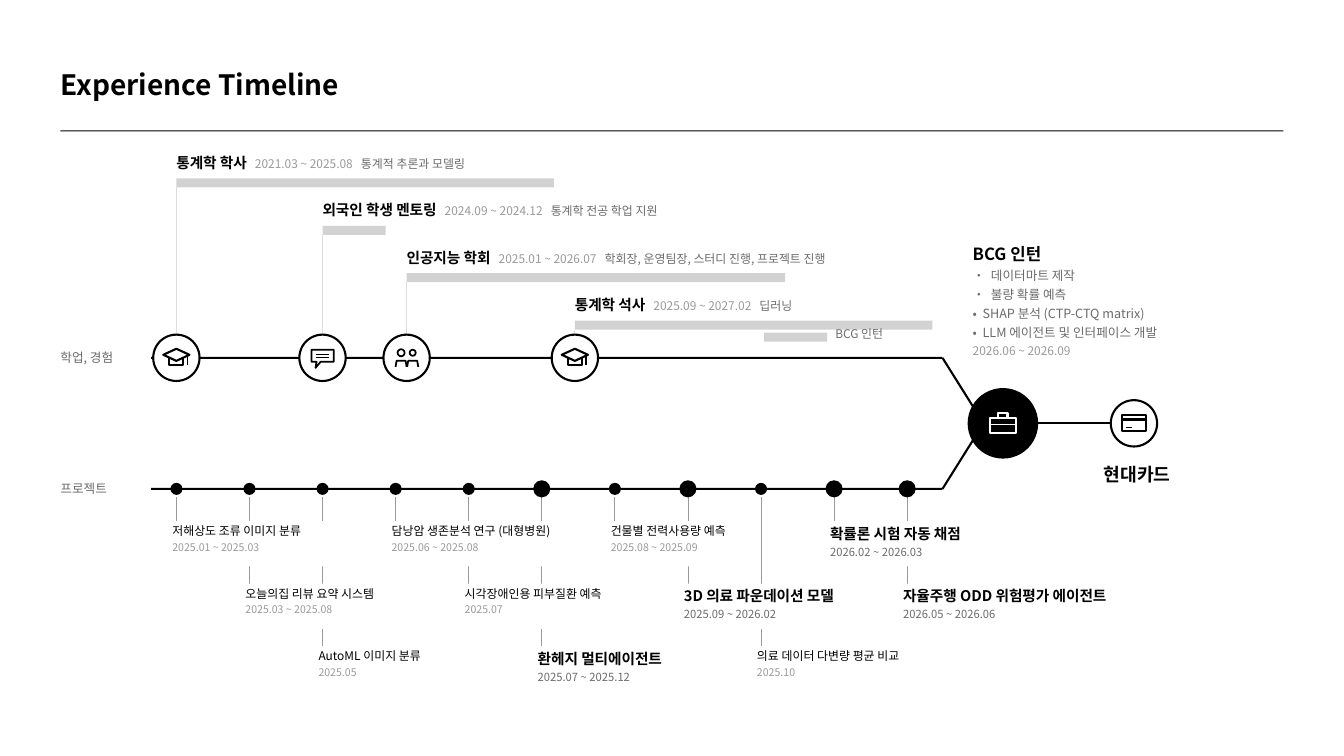
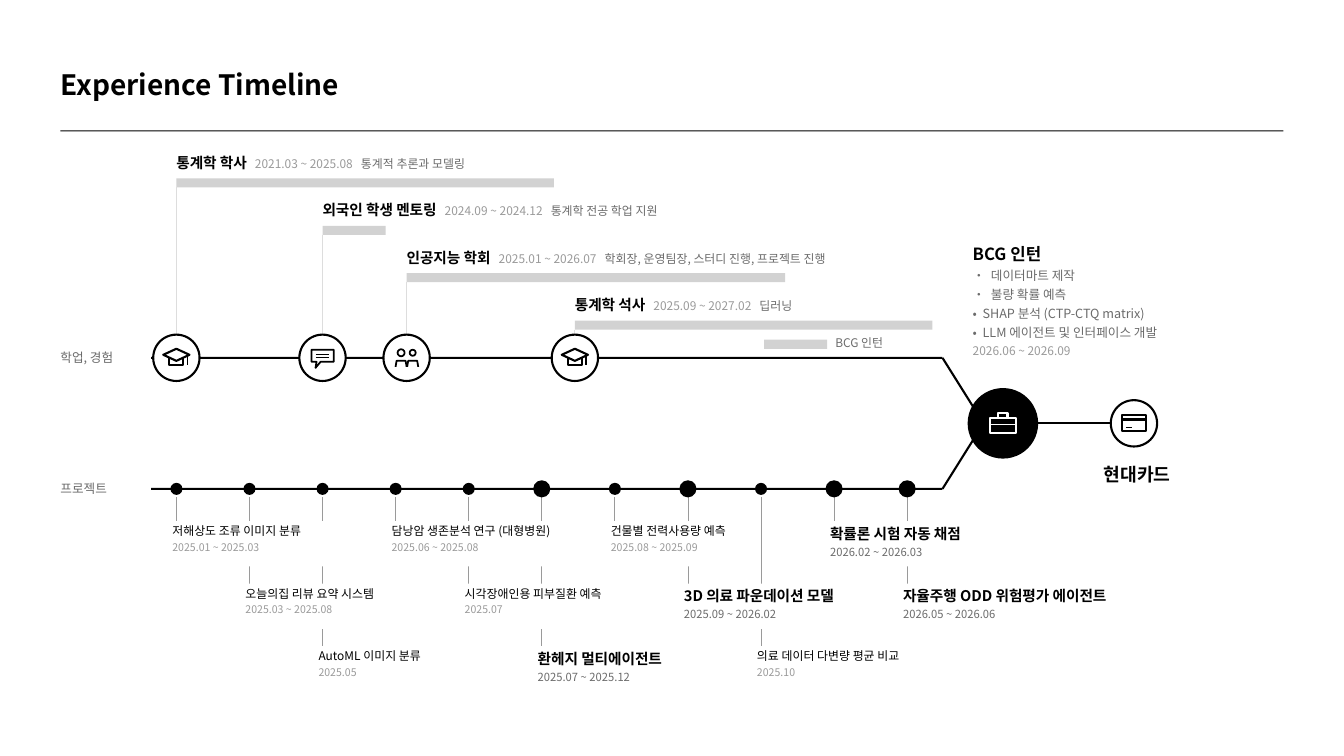
Before and after one commit to kjhoeakjy/csm-auto, a slide deck: slide 1 of ppt/역량PT_김연주.pptx. Drawn at 1344x756 pixels with LibreOffice and Linux fonts; fonts in the diff are those of the drawing. Boxes give left, top, right and bottom in pixels: in the first picture for what was removed or moved away, otherwise in the second. Text is boxed around its words. In the diff, an @@ line names an element or a change of style, - is before the commit and + after.

```diff
--- a/ppt/역량PT_김연주.pptx
+++ b/ppt/역량PT_김연주.pptx
@@ rectangle: place and size @@
-rectangle at <box>764,333,828,342</box>
+rectangle at <box>764,340,828,349</box>
@@ text "BCG 인턴": place and size @@
-text "BCG 인턴" at <box>835,328,883,339</box>
+text "BCG 인턴" at <box>835,337,883,348</box>
```
Also in this commit, not shown: 1 other slide changed, 25 other files.
